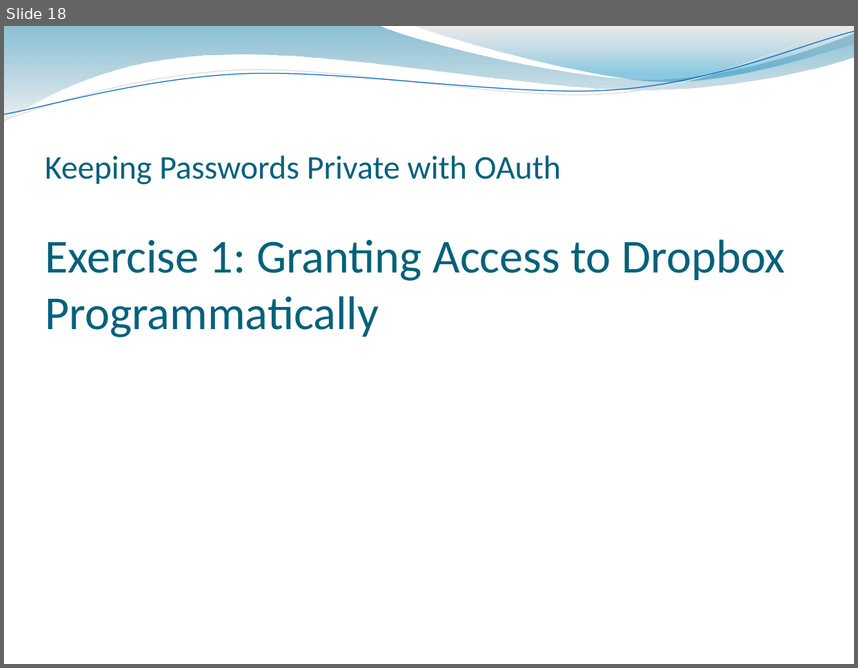
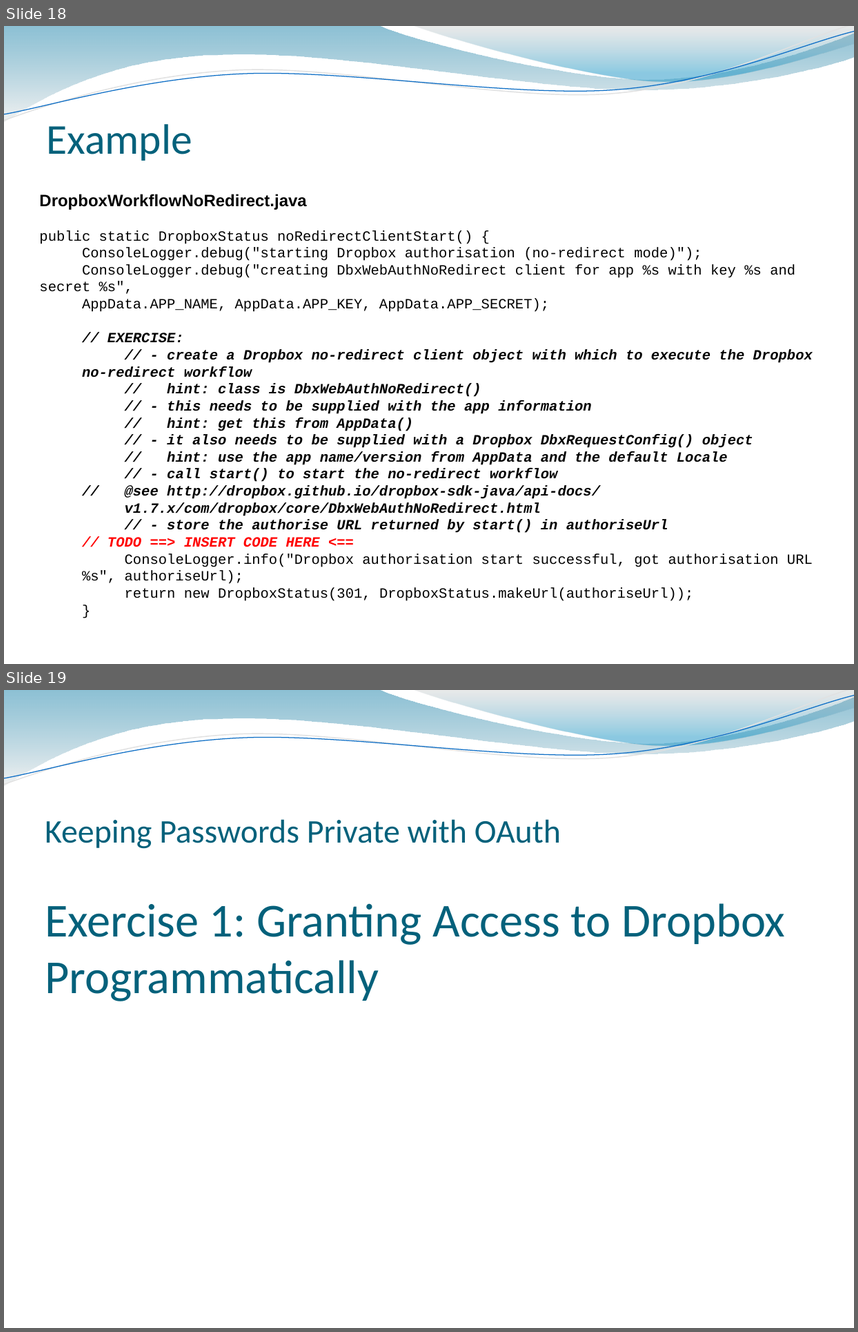
Before and after one commit to rozanski/bcs_spa14, a slide deck: session-materials/Oauth-Session.pptx. Shown one above the other, each under a label of ours: slide 18 before the commit, slides 18 and 19 after it. The pictures are 858x668 and 858x1332 pixels, drawn with LibreOffice and Linux fonts; fonts in the diff are those of the drawing. Boxes give left, top, right and bottom in pixels: in the first picture for what was removed or moved away, otherwise in the second. Text is boxed around its words. In the diff, an @@ line names an element or a change of style, - is before the commit and + after.

```diff
--- a/session-materials/Oauth-Session.pptx
+++ b/session-materials/Oauth-Session.pptx
@@ slide 18 added at (x1=4, y1=26, x2=854, y2=664), background #FFFFFF; not listed: 4 template elements that a slide beside it also shows @@
@@ text added at (x1=47, y1=124, x2=192, y2=161), 36 pt, text #04617B @@
+Example
@@ text added at (x1=39, y1=194, x2=813, y2=601), 12 pt, text #000000, bold, italic @@
+DropboxWorkflowNoRedirect.java
+public static DropboxStatus noRedirectClientStart() {
+ConsoleLogger.debug("starting Dropbox authorisation (no-redirect mode)");
+ConsoleLogger.debug("creating DbxWebAuthNoRedirect client for app %s with key %s and secret %s",
+AppData.APP_NAME, AppData.APP_KEY, AppData.APP_SECRET);
+  // EXERCISE:
+// - create a Dropbox no-redirect client object with which to execute the Dropbox no-redirect workflow
+// hint: class is DbxWebAuthNoRedirect()
+// - this needs to be supplied with the app information
+// hint: get this from AppData()
+// - it also needs to be supplied with a Dropbox DbxRequestConfig() object
+// hint: use the app name/version from AppData and the default Locale
+// - call start() to start the no-redirect workflow
+  // @see http://dropbox.github.io/dropbox-sdk-java/api-docs/
+  v1.7.x/com/dropbox/core/DbxWebAuthNoRedirect.html
+// - store the authorise URL returned by start() in authoriseUrl
+// TODO ==> INSERT CODE HERE <==
+ConsoleLogger.info("Dropbox authorisation start successful, got authorisation URL %s", authoriseUrl);
+return new DropboxStatus(301, DropboxStatus.makeUrl(authoriseUrl));
+}
@@ what was slide 18 is now slide 19 @@
```
Also in this commit, not shown: 6 slides changed.
